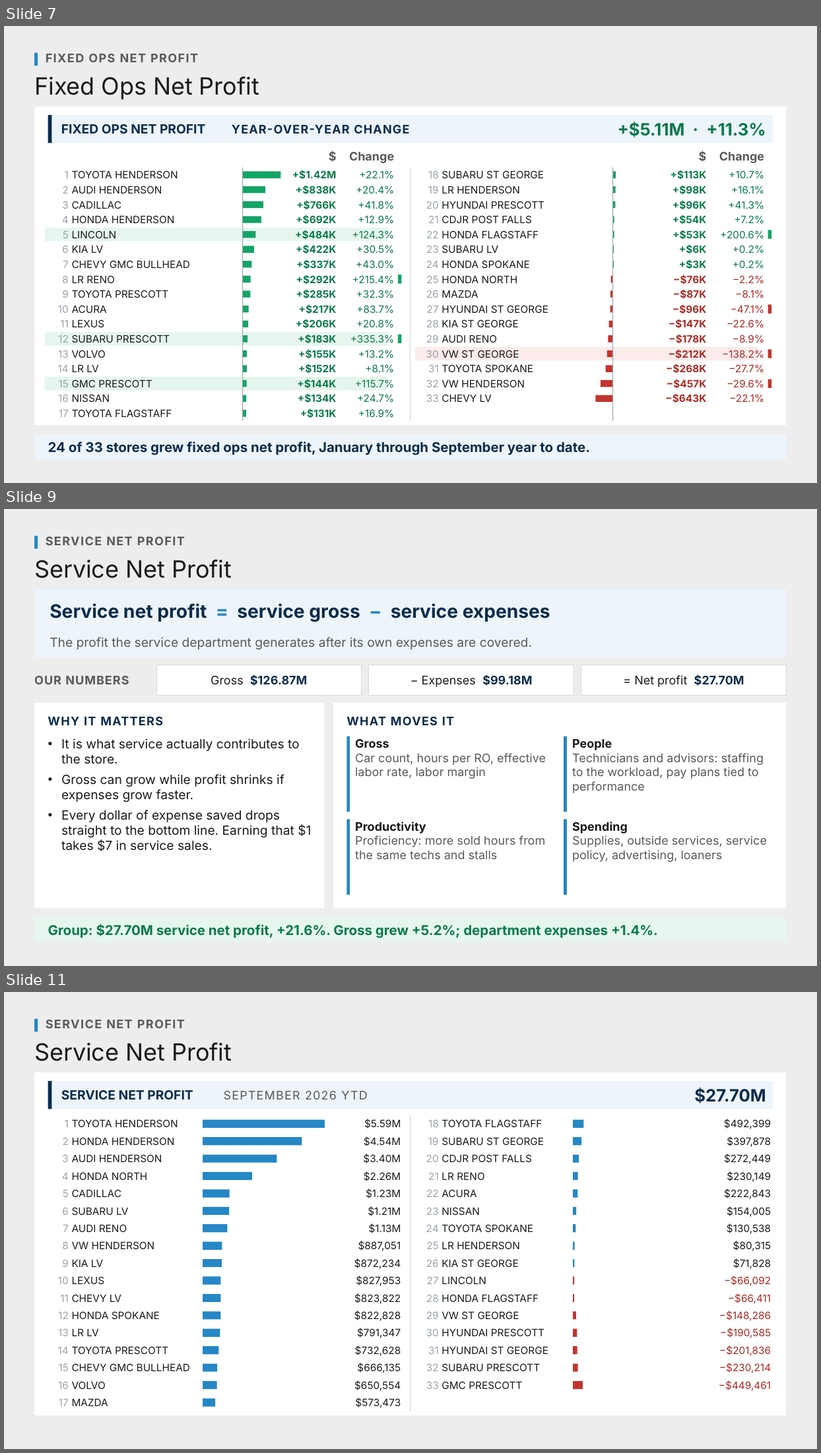
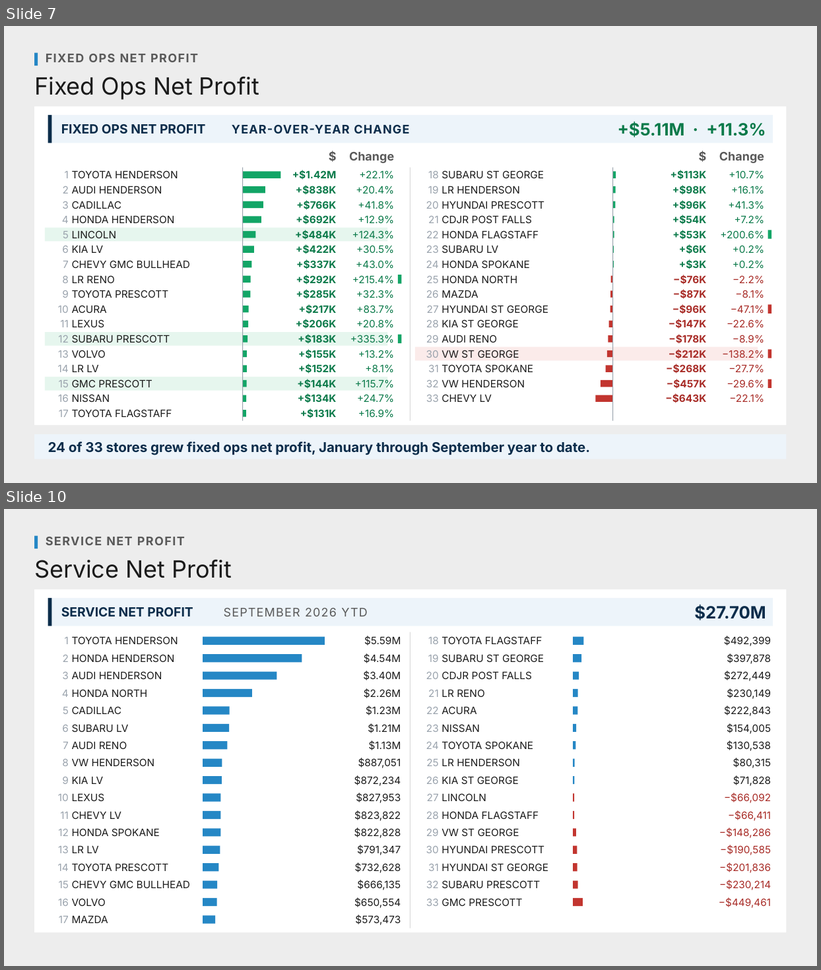
Before and after one commit to Ndresner/Noah, a slide deck: day2-deck/decks/Fixed Ops - Day 2 Example Test Deck.pptx. Shown one above the other, each under a label of ours: slides 7, 9 and 11 before the commit, slides 7 and 10 after it; the slides between them are not shown. The pictures are 821x1453 and 821x970 pixels, drawn with LibreOffice and Linux fonts; fonts in the diff are those of the drawing. Boxes give left, top, right and bottom in pixels: in the first picture for what was removed or moved away, otherwise in the second. Text is boxed around its words. In the diff, an @@ line names an element or a change of style, - is before the commit and + after.

```diff
--- a/day2-deck/decks/Fixed Ops - Day 2 Example Test Deck.pptx
+++ b/day2-deck/decks/Fixed Ops - Day 2 Example Test Deck.pptx
@@ slide 9 removed at (x1=4, y1=509, x2=817, y2=966), background #EDEDED @@
@@ rectangle removed at (x1=34, y1=536, x2=38, y2=549) @@
@@ text removed at (x1=46, y1=537, x2=185, y2=545) @@
-SERVICE NET PROFIT
@@ text removed at (x1=34, y1=559, x2=232, y2=578) @@
-Service Net Profit
@@ rectangle removed at (x1=34, y1=590, x2=787, y2=658) @@
@@ text removed at (x1=50, y1=603, x2=550, y2=622) @@
-Service net profit = service gross − service expenses
@@ text removed at (x1=50, y1=637, x2=532, y2=650) @@
-The profit the service department generates after its own expenses are covered.
@@ rectangle removed at (x1=156, y1=665, x2=362, y2=696) @@
@@ rectangle removed at (x1=369, y1=665, x2=574, y2=696) @@
@@ rectangle removed at (x1=582, y1=665, x2=787, y2=696) @@
@@ text removed at (x1=34, y1=676, x2=129, y2=685) @@
-OUR NUMBERS
@@ text removed at (x1=211, y1=675, x2=307, y2=686) @@
-Gross $126.87M
@@ text removed at (x1=422, y1=675, x2=532, y2=687) @@
-− Expenses $99.18M
@@ text removed at (x1=634, y1=675, x2=745, y2=687) @@
-= Net profit $27.70M
@@ rectangle removed at (x1=34, y1=703, x2=324, y2=908) @@
@@ rectangle removed at (x1=333, y1=703, x2=787, y2=908) @@
@@ text removed at (x1=48, y1=716, x2=163, y2=725) @@
-WHY IT MATTERS
@@ text removed at (x1=347, y1=716, x2=454, y2=725) @@
-WHAT MOVES IT
@@ text removed at (x1=61, y1=739, x2=311, y2=852) @@
-• It is what service actually contributes to the store.
-• Gross can grow while profit shrinks if expenses grow faster.
-• Every dollar of expense saved drops straight to the bottom line. Earning that $1 takes $7 in service sales.
@@ rectangle removed at (x1=347, y1=737, x2=350, y2=812) @@
@@ text removed at (x1=355, y1=739, x2=546, y2=779) @@
-Gross
-Car count, hours per RO, effective labor rate, labor margin
@@ rectangle removed at (x1=564, y1=737, x2=567, y2=812) @@
@@ text removed at (x1=572, y1=739, x2=764, y2=793) @@
-People
-Technicians and advisors: staffing to the workload, pay plans tied to performance
@@ rectangle removed at (x1=347, y1=819, x2=350, y2=895) @@
@@ text removed at (x1=355, y1=822, x2=546, y2=859) @@
-Productivity
-Proficiency: more sold hours from the same techs and stalls
@@ rectangle removed at (x1=564, y1=819, x2=567, y2=895) @@
@@ text removed at (x1=572, y1=822, x2=767, y2=862) @@
-Spending
-Supplies, outside services, service policy, advertising, loaners
@@ rectangle removed at (x1=34, y1=918, x2=787, y2=943) @@
@@ text removed at (x1=48, y1=924, x2=658, y2=939) @@
-Group: $27.70M service net profit, +21.6%. Gross grew +5.2%; department expenses +1.4%.
@@ what was slide 11 is now slide 10 @@
```
Also in this commit, not shown: 1 other slide removed, 4 other files.
